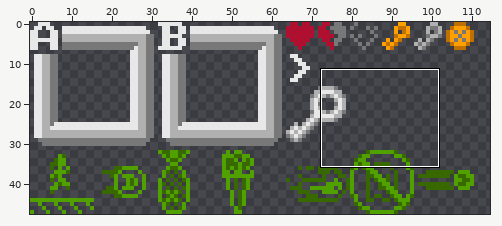
Two states of a sprite sheet, Content/menu.png. Above: a wide view before the commit, with the close-up outlined.
Close-up. Before the edit:
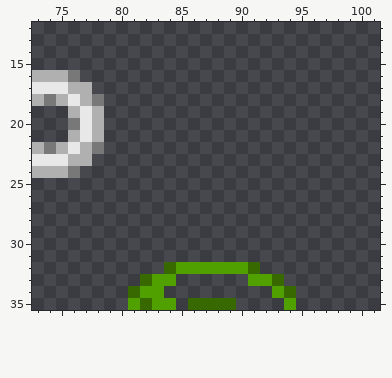
The file is 256x96 pixels, drawn in blocks of 2x2; one block is one cell here. Shown: x 73..101, y 12..35. The wide view leaves out empty margins.
Now the later version:
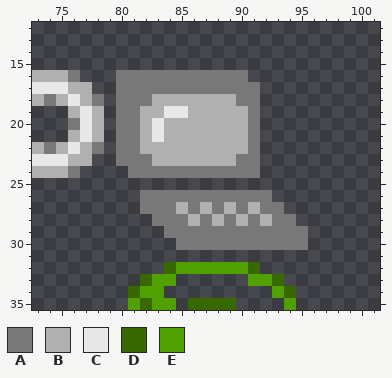
Palette (. is transparent): A #787878  B #b0b0b0  C #e8e8e8  D #386800  E #50a000
From old to new:
y 16: x 80..90 ........... -> AAAAAAAAAAA
y 17: x 80..91 ............ -> AAAAAAAAAAAA
y 18: x 80..91 ............ -> AAABBBBBBBAA
y 19: x 80..91 ............ -> AABBCCBBBBBA
y 20..21: x 80..91 ............ -> AABCBBBBBBBA
y 22: x 80..91 ............ -> AABBBBBBBBBA
y 23: x 80..91 ............ -> AAABBBBBBBAA
y 24: x 81..91 ........... -> AAAAAAAAAAA
y 26: x 82..92 ........... -> AAAAAAAAAAA
y 27: x 82..93 ............ -> AAABABABABAA
y 28: x 83..94 ............ -> AAABABABABAA
y 29: x 84..95 ............ -> AAAAAAAAAAAA
y 30: x 85..95 ........... -> AAAAAAAAAAA
Pixel boxes of the changes (left, top, right, bottom) in both close-ups:
added: (116, 70, 308, 250)
